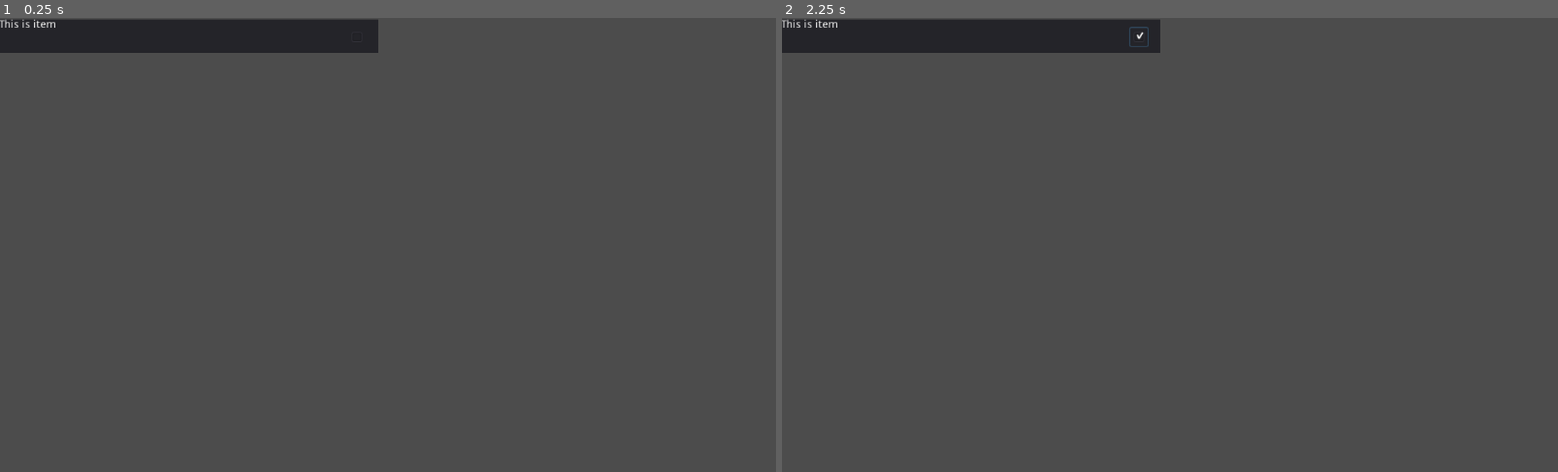
Above: before the commit, frames 1-2 (left to right).
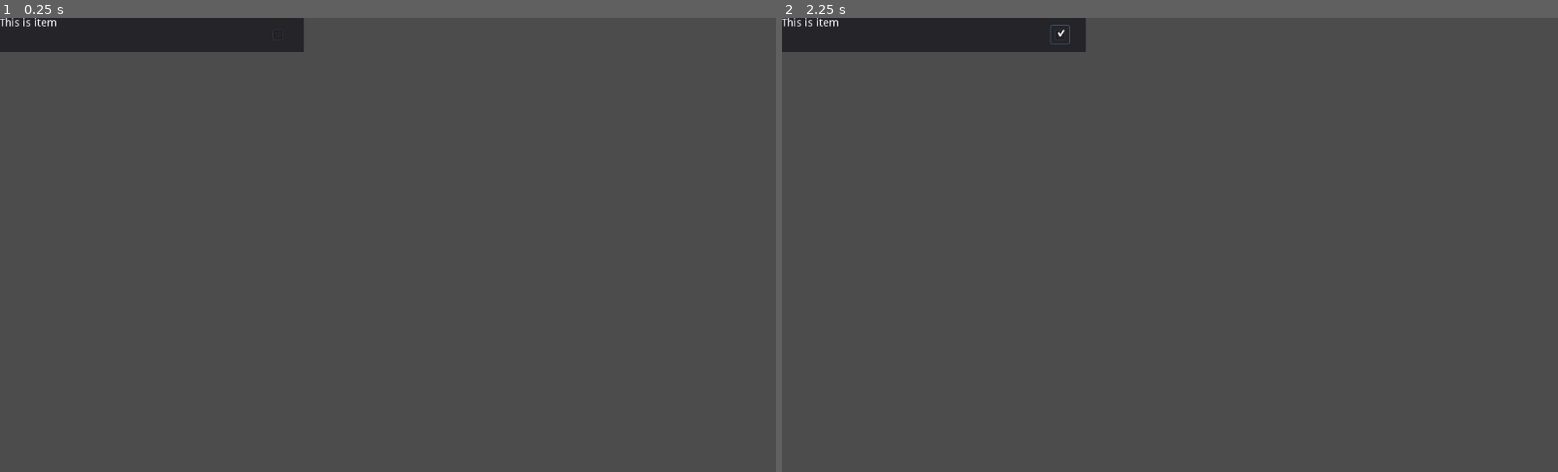
Above: after the commit, the same moments.

Repository: ohmygod481999/to-do-app-gotdot
Game: Godot game, scene res://ListItem.tscn
Two runs of this game, one before a commit and one after it. Both use one fixed random seed, a clock stepped at 60 frames per second and the inputs below. This scene is started directly instead of the project's main scene.
Inputs (mouse positions are in pixels of both pictures, inside the frame that each line leads up to; where the layout moved, square brackets give the same spot in the first picture):
- Up to frame 1 (0.25 s): no input
- Up to frame 2 (2.25 s): click (1061, 36) [1138, 36] at 0.5 s; click (1061, 36) [1138, 36] at 1.25 s; click (1061, 36) [1138, 36] at 2 s

The runs differ from the first frame. In frame 1, 1.0% of the frame differs, in the area x 0-49%, y 0-8%; in frame 2, 1.0%.

Commit message:
add custom actions

Diff:
--- a/Control.gd
+++ b/Control.gd
@@ -1,5 +1,4 @@
 extends Control
-
 # Declare member variables here. Examples:
 # var a = 2
 # var b = "text"
@@ -27,7 +26,7 @@
 	}
 ]
 
-var listDone = [
+var done = [
 	"done1",
 	"done2"
 ]
@@ -37,7 +36,8 @@
 	var collections = $Panel/LeftPanel/Body/ListCollection
 	for data_item in data:
 		collections.add_item(data_item["name"])
-	reset_actions(1)
+	$Panel/LeftPanel/Body/ListCollection.init_data(data)
+	#reset_actions(1)
 
 func delete_children(node):
 	for n in node.get_children():
@@ -53,6 +53,7 @@
 				var myItem = preload("res://ListItem.tscn").instance()
 				myItem.init(item)
 				action_panel.add_item(myItem)
+
 			break
 
 func _on_Button_pressed():
--- a/Control.tscn
+++ b/Control.tscn
@@ -1,22 +1,23 @@
-[gd_scene load_steps=8 format=2]
+[gd_scene load_steps=9 format=2]
 
 [ext_resource path="res://Control.gd" type="Script" id=1]
 [ext_resource path="res://DateTime.gd" type="Script" id=2]
+[ext_resource path="res://ListCollection.gd" type="Script" id=3]
 
 [sub_resource type="StyleBoxFlat" id=1]
 bg_color = Color( 0.34902, 0.117647, 0.811765, 1 )
 
-[sub_resource type="StyleBoxFlat" id=5]
+[sub_resource type="StyleBoxFlat" id=2]
 bg_color = Color( 1, 1, 1, 1 )
 
-[sub_resource type="StyleBoxFlat" id=2]
+[sub_resource type="StyleBoxFlat" id=3]
 bg_color = Color( 1, 0.972549, 0.972549, 1 )
 
-[sub_resource type="StyleBoxFlat" id=3]
+[sub_resource type="StyleBoxFlat" id=4]
 bg_color = Color( 1, 1, 1, 1 )
 border_color = Color( 0.960784, 0.960784, 0.960784, 1 )
 
-[sub_resource type="StyleBoxFlat" id=4]
+[sub_resource type="StyleBoxFlat" id=5]
 bg_color = Color( 1, 1, 1, 1 )
 
 [node name="Control" type="Control"]
@@ -119,8 +120,9 @@
 margin_top = -280.0
 margin_right = 168.5
 margin_bottom = 197.0
-custom_styles/bg = SubResource( 4 )
+custom_styles/bg = SubResource( 5 )
 items = [ "Hoc bai", null, false, "Choi game", null, false ]
+script = ExtResource( 3 )
 
 [node name="Popup" type="Popup" parent="."]
 margin_left = 121.0
@@ -145,4 +147,5 @@
 margin_right = 702.947
 margin_bottom = 324.579
 [connection signal="pressed" from="Panel/LeftPanel/Body/Button" to="." method="_on_Button_pressed"]
+[connection signal="item_selected" from="Panel/LeftPanel/Body/ListCollection" to="Panel/LeftPanel/Body/ListCollection" method="_on_ListCollection_item_selected"]
 [connection signal="pressed" from="Popup/Panel/Button" to="." method="_on_Button_2_pressed"]
--- /dev/null
+++ b/List.gd
@@ -0,0 +1,27 @@
+extends VScrollBar
+
+# Declare member variables here. Examples:
+# var a = 2
+# var b = "text"
+
+# Called when the node enters the scene tree for the first time.
+func _ready():
+	pass # Replace with function body.
+
+var item_height = 50
+
+func init(data):
+	var counter = 0
+	for item in data:
+		var item_node = preload("res://ListItem.tscn").instance()
+		item_node.init(item)
+		add_child(item_node)
+		#item_node.anchor.x = 0
+		#item_node.anchor.y = 0
+		item_node.rect_position.x = 0
+		item_node.rect_position.y = item_height * counter
+		counter += 1
+
+# Called every frame. 'delta' is the elapsed time since the previous frame.
+#func _process(delta):
+#	pass
--- /dev/null
+++ b/List.tscn
@@ -0,0 +1,8 @@
+[gd_scene load_steps=2 format=2]
+
+[ext_resource path="res://List.gd" type="Script" id=1]
+
+[node name="VScrollBar" type="VScrollBar"]
+margin_right = 12.0
+margin_bottom = 12.0
+script = ExtResource( 1 )
--- /dev/null
+++ b/ListCollection.gd
@@ -0,0 +1,67 @@
+extends ItemList
+
+# Declare member variables here. Examples:
+# var a = 2
+# var b = "text"
+
+# Called when the node enters the scene tree for the first time.
+var ListPanel
+
+func _ready():
+	ListPanel = get_node("/root/Control/Panel/RightPanel/List")
+	pass # Replace with function body.
+
+var data = [
+	{
+		"id": 0,
+		"name": "List1",
+		"data": [
+			"data1",
+			"data2",
+			"data3"
+		]
+	},
+	{
+		"id": 1,
+		"name": "List2",
+		"data": [
+			"data4",
+			"data5",
+			"data6"
+		]
+	}
+]
+var pre_load = {}
+
+func init_data(_data):
+	data = _data
+
+func delete_children(node):
+	for n in node.get_children():
+		node.remove_child(n)
+		n.queue_free()
+
+func _on_ListCollection_item_selected(index):
+	var text = get_item_text(index)
+	var idx = 0
+	for item in data:
+		if item["name"] == text:
+			break
+		idx += 1
+	if idx < data.size():
+		var lists
+		#if pre_load.get(str(idx)) == null:
+			#lists = preload("res://List.tscn").instance()
+			#lists.init(data[idx]["data"])
+			#pre_load[str(idx)] = lists
+		#else:
+			#lists = pre_load[str(idx)]
+		lists = preload("res://List.tscn").instance()
+		lists.init(data[idx]["data"])
+		delete_children(ListPanel)
+		ListPanel.add_child(lists)
+
+	pass # Replace with function body.
+# Called every frame. 'delta' is the elapsed time since the previous frame.
+#func _process(delta):
+#	pass
--- a/ListItem.gd
+++ b/ListItem.gd
@@ -1,15 +1,13 @@
-extends Node2D
-
 # Declare member variables here. Examples:
 # var a = 2
 # var b = "text"
-
+extends Panel
 # Called when the node enters the scene tree for the first time.
 func _ready():
 	pass # Replace with function body.
 
 func init(value):
-	$Panel/Label.text = value
+	get_node("Label").text = value
 
 # Called every frame. 'delta' is the elapsed time since the previous frame.
 #func _process(delta):
--- a/ListItem.tscn
+++ b/ListItem.tscn
@@ -2,21 +2,18 @@
 
 [ext_resource path="res://ListItem.gd" type="Script" id=1]
 
-[node name="Node2D" type="Node2D"]
-position = Vector2( -0.949707, 2.20704 )
+[node name="Panel" type="Panel"]
+margin_right = 401.0
+margin_bottom = 45.0
 script = ExtResource( 1 )
 
-[node name="Panel" type="Panel" parent="."]
-margin_right = 500.0
+[node name="Label" type="Label" parent="."]
+margin_right = 335.0
 margin_bottom = 44.0
-
-[node name="Label" type="Label" parent="Panel"]
-margin_right = 239.0
-margin_bottom = 47.0
 text = "This is item"
 
-[node name="CheckBox" type="CheckBox" parent="Panel"]
-margin_left = 460.156
-margin_top = 11.4452
-margin_right = 484.156
-margin_bottom = 35.4452
+[node name="CheckBox" type="CheckBox" parent="."]
+margin_left = 355.049
+margin_top = 9.55619
+margin_right = 379.049
+margin_bottom = 33.5562
Not shown: 3 places in Control.tscn that only renumber resources
Not shown, removed: forest.jpg.import
